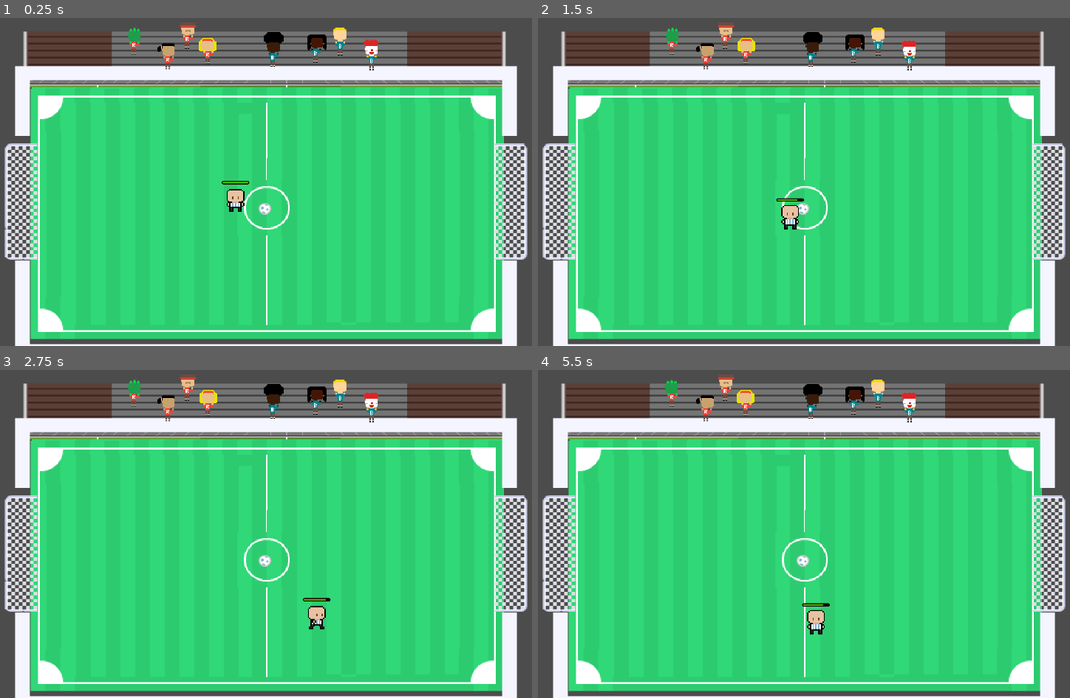
Above: before the commit, frames 1-4 (two rows, left to right).
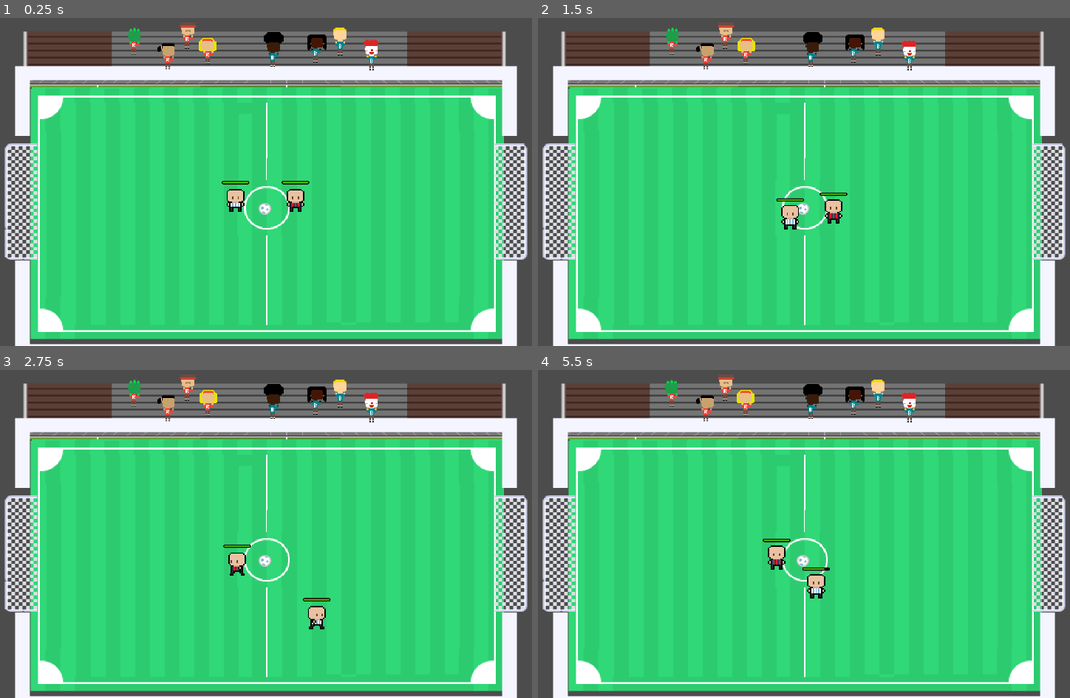
Above: after the commit, the same moments.

Repository: HatakekkSheeshh/Tiny_Football
Game: Godot game, scene res://Scenes/tilemap.tscn
Same seed, same stepped clock (60 frames per second), same inputs: the game is played once before the commit and once after it.
Inputs:
- Up to frame 1 (0.25 s): no input
- Up to frame 2 (1.5 s): tap Enter (ui_accept) at 0.5, 0.77 s; hold D (ui_right) 0.53-1.28 s; hold E (ui_key_e, bound only before the commit) 0.53-1.28 s; tap Down (ui_down_2, bound only after the commit) at 0.8, 1.35 s; hold S (ui_down) from 1.28 s (still down)
- Up to frame 3 (2.75 s): tap Enter (ui_accept) at 1.52 s; tap Left (ui_left_2, bound only after the commit) at 1.55 s; release S (ui_down) at 2.03 s; hold D (ui_right) from 2.03 s (still down); hold Left (ui_left_2, bound only after the commit) from 2.03 s (still down); tap Right (ui_right_2, bound only after the commit) at 2.3 s
- Up to frame 4 (5.5 s): release D (ui_right) at 2.78 s; release Left (ui_left_2, bound only after the commit) at 2.78 s; hold W (ui_up) 2.78-3.53 s; tap Right (ui_right_2, bound only after the commit) at 2.85 s; tap Enter (ui_accept) at 3.02, 3.77, 4.52 s; tap Shift (ui_sprint_1, bound only after the commit) at 3.05 s; hold Shift (ui_sprint_1, bound only after the commit) 3.53-4.28 s; hold A (ui_left) 3.53-5.03 s; tap Up (ui_up_2, bound only after the commit) at 3.8, 4.35 s; tap E (ui_key_e, bound only before the commit) at 4.55 s; hold S (ui_down) from 5.03 s (still down); hold E (ui_key_e, bound only before the commit) from 5.03 s (still down); tap Down (ui_down_2, bound only after the commit) at 5.3 s

The runs differ from the first frame. In frame 1, 0.3% of the frame differs, in the area x 52-59%, y 49-60%; in frame 2, 0.3%; in frame 3, 0.2%; in frame 4, 0.8%, in the area x 42-55%, y 51-81%.

Commit message:
Loop BGM. Added player2
Player 1 and 2 can now be easily changed keybinds in Input Map. Config file is recommended

Diff:
--- /dev/null
+++ b/kick-&-score/GameObject/Player1.tscn
@@ -0,0 +1,206 @@
+[gd_scene load_steps=28 format=3 uid="uid://6eiaw7m0ntao"]
+
+[ext_resource type="Script" uid="uid://br3o0a08ocy0v" path="res://Scripts/player1.gd" id="1_6iuh6"]
+[ext_resource type="Texture2D" uid="uid://h0xgxlhtefob" path="res://Assets/Free Football Assets/Footballers/Argentina/idle.png" id="1_6wbdd"]
+[ext_resource type="Texture2D" uid="uid://b44b6elumb25i" path="res://Assets/Free Football Assets/Footballers/Argentina/back.png" id="2_6iuh6"]
+[ext_resource type="Texture2D" uid="uid://c8gqhp1t4rdt6" path="res://Assets/Free Football Assets/Footballers/Argentina/front.png" id="3_7tsdg"]
+[ext_resource type="Texture2D" uid="uid://bwm3hprh6wp2k" path="res://Assets/Free Football Assets/Footballers/Argentina/walk.png" id="4_tcgth"]
+[ext_resource type="Script" uid="uid://bsbmrml6o45dv" path="res://GameObject/kick_zone.gd" id="6_7tsdg"]
+
+[sub_resource type="RectangleShape2D" id="RectangleShape2D_6iuh6"]
+size = Vector2(14, 5.000001)
+
+[sub_resource type="AtlasTexture" id="AtlasTexture_8trj2"]
+atlas = ExtResource("1_6wbdd")
+region = Rect2(0, 0, 13, 19)
+
+[sub_resource type="AtlasTexture" id="AtlasTexture_gu026"]
+atlas = ExtResource("1_6wbdd")
+region = Rect2(13, 0, 13, 19)
+
+[sub_resource type="AtlasTexture" id="AtlasTexture_x1hkc"]
+atlas = ExtResource("1_6wbdd")
+region = Rect2(26, 0, 13, 19)
+
+[sub_resource type="AtlasTexture" id="AtlasTexture_w71tv"]
+atlas = ExtResource("1_6wbdd")
+region = Rect2(39, 0, 13, 19)
+
+[sub_resource type="AtlasTexture" id="AtlasTexture_hn888"]
+atlas = ExtResource("2_6iuh6")
+region = Rect2(0, 0, 13, 19)
+
+[sub_resource type="AtlasTexture" id="AtlasTexture_djqyw"]
+atlas = ExtResource("2_6iuh6")
+region = Rect2(13, 0, 13, 19)
+
+[sub_resource type="AtlasTexture" id="AtlasTexture_mlbbu"]
+atlas = ExtResource("2_6iuh6")
+region = Rect2(26, 0, 13, 19)
+
+[sub_resource type="AtlasTexture" id="AtlasTexture_eqelj"]
+atlas = ExtResource("2_6iuh6")
+region = Rect2(39, 0, 13, 19)
+
+[sub_resource type="AtlasTexture" id="AtlasTexture_5s0ko"]
+atlas = ExtResource("3_7tsdg")
+region = Rect2(0, 0, 13, 19)
+
+[sub_resource type="AtlasTexture" id="AtlasTexture_7pc6b"]
+atlas = ExtResource("3_7tsdg")
+region = Rect2(13, 0, 13, 19)
+
+[sub_resource type="AtlasTexture" id="AtlasTexture_omuqm"]
+atlas = ExtResource("3_7tsdg")
+region = Rect2(26, 0, 13, 19)
+
+[sub_resource type="AtlasTexture" id="AtlasTexture_iyh5q"]
+atlas = ExtResource("3_7tsdg")
+region = Rect2(39, 0, 13, 19)
+
+[sub_resource type="AtlasTexture" id="AtlasTexture_kwlk6"]
+atlas = ExtResource("4_tcgth")
+region = Rect2(0, 0, 15, 19)
+
+[sub_resource type="AtlasTexture" id="AtlasTexture_0q6wg"]
+atlas = ExtResource("4_tcgth")
+region = Rect2(15, 0, 15, 19)
+
+[sub_resource type="AtlasTexture" id="AtlasTexture_tctkd"]
+atlas = ExtResource("4_tcgth")
+region = Rect2(30, 0, 15, 19)
+
+[sub_resource type="AtlasTexture" id="AtlasTexture_3ge4w"]
+atlas = ExtResource("4_tcgth")
+region = Rect2(45, 0, 15, 19)
+
+[sub_resource type="SpriteFrames" id="SpriteFrames_lxa44"]
+animations = [{
+"frames": [{
+"duration": 1.0,
+"texture": SubResource("AtlasTexture_8trj2")
+}, {
+"duration": 1.0,
+"texture": SubResource("AtlasTexture_gu026")
+}, {
+"duration": 1.0,
+"texture": SubResource("AtlasTexture_x1hkc")
+}, {
+"duration": 1.0,
+"texture": SubResource("AtlasTexture_w71tv")
+}],
+"loop": true,
+"name": &"idle",
+"speed": 5.0
+}, {
+"frames": [{
+"duration": 1.0,
+"texture": SubResource("AtlasTexture_hn888")
+}, {
+"duration": 1.0,
+"texture": SubResource("AtlasTexture_djqyw")
+}, {
+"duration": 1.0,
+"texture": SubResource("AtlasTexture_mlbbu")
+}, {
+"duration": 1.0,
+"texture": SubResource("AtlasTexture_eqelj")
+}],
+"loop": true,
+"name": &"walk_back",
+"speed": 5.0
+}, {
+"frames": [{
+"duration": 1.0,
+"texture": SubResource("AtlasTexture_5s0ko")
+}, {
+"duration": 1.0,
+"texture": SubResource("AtlasTexture_7pc6b")
+}, {
+"duration": 1.0,
+"texture": SubResource("AtlasTexture_omuqm")
+}, {
+"duration": 1.0,
+"texture": SubResource("AtlasTexture_iyh5q")
+}],
+"loop": true,
+"name": &"walk_front",
+"speed": 5.0
+}, {
+"frames": [{
+"duration": 1.0,
+"texture": SubResource("AtlasTexture_kwlk6")
+}, {
+"duration": 1.0,
+"texture": SubResource("AtlasTexture_0q6wg")
+}, {
+"duration": 1.0,
+"texture": SubResource("AtlasTexture_tctkd")
+}, {
+"duration": 1.0,
+"texture": SubResource("AtlasTexture_3ge4w")
+}],
+"loop": true,
+"name": &"walk_side",
+"speed": 5.0
+}]
+
+[sub_resource type="StyleBoxFlat" id="StyleBoxFlat_6iuh6"]
+bg_color = Color(0.09803922, 0, 0.02745098, 1)
+border_color = Color(0, 0.05490196, 0.17254902, 1)
+corner_radius_top_left = 30
+corner_radius_top_right = 30
+corner_radius_bottom_right = 30
+corner_radius_bottom_left = 30
+corner_detail = 10
+expand_margin_left = 1.0
+expand_margin_top = 1.0
+expand_margin_right = 1.0
+expand_margin_bottom = 1.0
+
+[sub_resource type="StyleBoxFlat" id="StyleBoxFlat_7tsdg"]
+bg_color = Color(0.29689035, 0.709096, 0, 1)
+border_color = Color(0.0114988, 0.01903346, 0.018102443, 1)
+corner_radius_top_left = 10
+corner_radius_top_right = 10
+corner_radius_bottom_right = 10
+corner_radius_bottom_left = 10
+
+[sub_resource type="CircleShape2D" id="CircleShape2D_6iuh6"]
+radius = 7.071068
+
+[node name="player" type="CharacterBody2D"]
+script = ExtResource("1_6iuh6")
+
+[node name="CollisionShape2D" type="CollisionShape2D" parent="."]
+position = Vector2(2.3841858e-07, 11.500002)
+rotation = 3.1415925
+shape = SubResource("RectangleShape2D_6iuh6")
+one_way_collision = true
+debug_color = Color(0.6554663, 0.4702894, 0.58376086, 0.41960785)
+
+[node name="AnimatedSprite2D" type="AnimatedSprite2D" parent="."]
+position = Vector2(0, -0.12499952)
+scale = Vector2(1.5, 1.4868422)
+sprite_frames = SubResource("SpriteFrames_lxa44")
+animation = &"walk_side"
+frame_progress = 0.82742
+
+[node name="ProgressBar" type="ProgressBar" parent="."]
+offset_left = -14.0
+offset_top = -21.0
+offset_right = 14.0
+offset_bottom = -19.0
+theme_override_styles/background = SubResource("StyleBoxFlat_6iuh6")
+theme_override_styles/fill = SubResource("StyleBoxFlat_7tsdg")
+step = 1.0
+value = 100.0
+show_percentage = false
+
+[node name="KickZone" type="Area2D" parent="."]
+position = Vector2(16, 10)
+script = ExtResource("6_7tsdg")
+
+[node name="CollisionShape2D" type="CollisionShape2D" parent="KickZone"]
+position = Vector2(-7, -1)
+shape = SubResource("CircleShape2D_6iuh6")
--- a/kick-&-score/GameObject/Player.tscn
+++ b/kick-&-score/GameObject/Player2.tscn
@@ -1,93 +1,93 @@
-[gd_scene load_steps=28 format=3 uid="uid://6eiaw7m0ntao"]
-
-[ext_resource type="Script" uid="uid://br3o0a08ocy0v" path="res://Scripts/player.gd" id="1_6iuh6"]
-[ext_resource type="Texture2D" uid="uid://h0xgxlhtefob" path="res://Assets/Free Football Assets/Footballers/Argentina/idle.png" id="1_6wbdd"]
-[ext_resource type="Texture2D" uid="uid://b44b6elumb25i" path="res://Assets/Free Football Assets/Footballers/Argentina/back.png" id="2_6iuh6"]
-[ext_resource type="Texture2D" uid="uid://c8gqhp1t4rdt6" path="res://Assets/Free Football Assets/Footballers/Argentina/front.png" id="3_7tsdg"]
-[ext_resource type="Texture2D" uid="uid://bwm3hprh6wp2k" path="res://Assets/Free Football Assets/Footballers/Argentina/walk.png" id="4_tcgth"]
-[ext_resource type="Script" uid="uid://bsbmrml6o45dv" path="res://GameObject/kick_zone.gd" id="6_7tsdg"]
+[gd_scene load_steps=28 format=3 uid="uid://d2nec20vsocfh"]
+
+[ext_resource type="Script" uid="uid://cdrh1ph1f8hsi" path="res://Scripts/player2.gd" id="1_rlpa5"]
+[ext_resource type="Texture2D" uid="uid://t8x058er6iya" path="res://Assets/Free Football Assets/Footballers/SanLorenzo/idle.png" id="2_rlpa5"]
+[ext_resource type="Texture2D" uid="uid://bd2vkdn70225k" path="res://Assets/Free Football Assets/Footballers/SanLorenzo/back.png" id="3_lryyh"]
+[ext_resource type="Texture2D" uid="uid://dhflx3bdkrd1f" path="res://Assets/Free Football Assets/Footballers/SanLorenzo/front.png" id="4_xc4xq"]
+[ext_resource type="Texture2D" uid="uid://bo2wpekjscqvo" path="res://Assets/Free Football Assets/Footballers/SanLorenzo/walk.png" id="5_5lvck"]
+[ext_resource type="Script" uid="uid://bsbmrml6o45dv" path="res://GameObject/kick_zone.gd" id="6_07chc"]
 
 [sub_resource type="RectangleShape2D" id="RectangleShape2D_6iuh6"]
 size = Vector2(14, 5.000001)
 
-[sub_resource type="AtlasTexture" id="AtlasTexture_8trj2"]
-atlas = ExtResource("1_6wbdd")
+[sub_resource type="AtlasTexture" id="AtlasTexture_qrw08"]
+atlas = ExtResource("2_rlpa5")
 region = Rect2(0, 0, 13, 19)
 
-[sub_resource type="AtlasTexture" id="AtlasTexture_gu026"]
-atlas = ExtResource("1_6wbdd")
+[sub_resource type="AtlasTexture" id="AtlasTexture_07chc"]
+atlas = ExtResource("2_rlpa5")
 region = Rect2(13, 0, 13, 19)
 
-[sub_resource type="AtlasTexture" id="AtlasTexture_x1hkc"]
-atlas = ExtResource("1_6wbdd")
+[sub_resource type="AtlasTexture" id="AtlasTexture_wbh6q"]
+atlas = ExtResource("2_rlpa5")
 region = Rect2(26, 0, 13, 19)
 
-[sub_resource type="AtlasTexture" id="AtlasTexture_w71tv"]
-atlas = ExtResource("1_6wbdd")
+[sub_resource type="AtlasTexture" id="AtlasTexture_x0e2o"]
+atlas = ExtResource("2_rlpa5")
 region = Rect2(39, 0, 13, 19)
 
-[sub_resource type="AtlasTexture" id="AtlasTexture_hn888"]
-atlas = ExtResource("2_6iuh6")
+[sub_resource type="AtlasTexture" id="AtlasTexture_8btgu"]
+atlas = ExtResource("3_lryyh")
 region = Rect2(0, 0, 13, 19)
 
-[sub_resource type="AtlasTexture" id="AtlasTexture_djqyw"]
-atlas = ExtResource("2_6iuh6")
+[sub_resource type="AtlasTexture" id="AtlasTexture_32g6w"]
+atlas = ExtResource("3_lryyh")
 region = Rect2(13, 0, 13, 19)
 
-[sub_resource type="AtlasTexture" id="AtlasTexture_mlbbu"]
-atlas = ExtResource("2_6iuh6")
+[sub_resource type="AtlasTexture" id="AtlasTexture_w6ssb"]
+atlas = ExtResource("3_lryyh")
 region = Rect2(26, 0, 13, 19)
 
-[sub_resource type="AtlasTexture" id="AtlasTexture_eqelj"]
-atlas = ExtResource("2_6iuh6")
+[sub_resource type="AtlasTexture" id="AtlasTexture_6xue7"]
+atlas = ExtResource("3_lryyh")
 region = Rect2(39, 0, 13, 19)
 
-[sub_resource type="AtlasTexture" id="AtlasTexture_5s0ko"]
-atlas = ExtResource("3_7tsdg")
+[sub_resource type="AtlasTexture" id="AtlasTexture_uyshy"]
+atlas = ExtResource("4_xc4xq")
 region = Rect2(0, 0, 13, 19)
 
-[sub_resource type="AtlasTexture" id="AtlasTexture_7pc6b"]
-atlas = ExtResource("3_7tsdg")
+[sub_resource type="AtlasTexture" id="AtlasTexture_dcg3g"]
+atlas = ExtResource("4_xc4xq")
 region = Rect2(13, 0, 13, 19)
 
-[sub_resource type="AtlasTexture" id="AtlasTexture_omuqm"]
-atlas = ExtResource("3_7tsdg")
+[sub_resource type="AtlasTexture" id="AtlasTexture_3ihxy"]
+atlas = ExtResource("4_xc4xq")
 region = Rect2(26, 0, 13, 19)
 
-[sub_resource type="AtlasTexture" id="AtlasTexture_iyh5q"]
-atlas = ExtResource("3_7tsdg")
+[sub_resource type="AtlasTexture" id="AtlasTexture_cdbxm"]
+atlas = ExtResource("4_xc4xq")
 region = Rect2(39, 0, 13, 19)
 
-[sub_resource type="AtlasTexture" id="AtlasTexture_kwlk6"]
-atlas = ExtResource("4_tcgth")
+[sub_resource type="AtlasTexture" id="AtlasTexture_kujh7"]
+atlas = ExtResource("5_5lvck")
 region = Rect2(0, 0, 15, 19)
 
-[sub_resource type="AtlasTexture" id="AtlasTexture_0q6wg"]
-atlas = ExtResource("4_tcgth")
+[sub_resource type="AtlasTexture" id="AtlasTexture_d3i7q"]
+atlas = ExtResource("5_5lvck")
 region = Rect2(15, 0, 15, 19)
 
-[sub_resource type="AtlasTexture" id="AtlasTexture_tctkd"]
-atlas = ExtResource("4_tcgth")
+[sub_resource type="AtlasTexture" id="AtlasTexture_ggvj5"]
+atlas = ExtResource("5_5lvck")
 region = Rect2(30, 0, 15, 19)
 
-[sub_resource type="AtlasTexture" id="AtlasTexture_3ge4w"]
-atlas = ExtResource("4_tcgth")
+[sub_resource type="AtlasTexture" id="AtlasTexture_ut38b"]
+atlas = ExtResource("5_5lvck")
 region = Rect2(45, 0, 15, 19)
 
 [sub_resource type="SpriteFrames" id="SpriteFrames_lxa44"]
 animations = [{
 "frames": [{
 "duration": 1.0,
-"texture": SubResource("AtlasTexture_8trj2")
-}, {
-"duration": 1.0,
-"texture": SubResource("AtlasTexture_gu026")
-}, {
-"duration": 1.0,
-"texture": SubResource("AtlasTexture_x1hkc")
-}, {
-"duration": 1.0,
-"texture": SubResource("AtlasTexture_w71tv")
+"texture": SubResource("AtlasTexture_qrw08")
+}, {
+"duration": 1.0,
+"texture": SubResource("AtlasTexture_07chc")
+}, {
+"duration": 1.0,
+"texture": SubResource("AtlasTexture_wbh6q")
+}, {
+"duration": 1.0,
+"texture": SubResource("AtlasTexture_x0e2o")
 }],
 "loop": true,
 "name": &"idle",
@@ -170,7 +170,7 @@
 radius = 7.071068
 
 [node name="player" type="CharacterBody2D"]
-script = ExtResource("1_6iuh6")
+script = ExtResource("1_rlpa5")
 
 [node name="CollisionShape2D" type="CollisionShape2D" parent="."]
 position = Vector2(2.3841858e-07, 11.500002)
@@ -184,7 +184,6 @@
 scale = Vector2(1.5, 1.4868422)
 sprite_frames = SubResource("SpriteFrames_lxa44")
 animation = &"walk_side"
-frame_progress = 0.82742
 
 [node name="ProgressBar" type="ProgressBar" parent="."]
 offset_left = -14.0
--- a/kick-&-score/Scenes/tilemap.tscn
+++ b/kick-&-score/Scenes/tilemap.tscn
@@ -8,7 +8,7 @@
 [ext_resource type="Texture2D" uid="uid://ccbdo8t46rja5" path="res://Assets/kenney_sports-pack/Tilesheet/groundGrass_mown.png" id="6_symy8"]
 [ext_resource type="Texture2D" uid="uid://cxg03wlueqrri" path="res://Assets/kenney_sports-pack/Tilesheet/groundIce_red.png" id="7_75hpu"]
 [ext_resource type="Texture2D" uid="uid://cgj5gbv0wd38y" path="res://Assets/Soccorpia Asset Pack/Soccorpia Asset Pack/Audience Sheets/Competitor Audience Booing (1) Sheet.png" id="8_bi1hd"]
-[ext_resource type="PackedScene" uid="uid://6eiaw7m0ntao" path="res://GameObject/Player.tscn" id="8_qqp52"]
+[ext_resource type="PackedScene" uid="uid://6eiaw7m0ntao" path="res://GameObject/Player1.tscn" id="8_qqp52"]
 [ext_resource type="Script" uid="uid://bry32xyvtdlsd" path="res://Scripts/a_1.gd" id="9_bhngk"]
 [ext_resource type="Texture2D" uid="uid://j6a0bkvgo35d" path="res://Assets/Soccorpia Asset Pack/Soccorpia Asset Pack/Audience Sheets/Competitor Audience Booing (8) Sheet.png" id="9_ehoth"]
 [ext_resource type="Texture2D" uid="uid://bih8qeul4cxc7" path="res://Assets/Soccorpia Asset Pack/Soccorpia Asset Pack/Audience Sheets/Competitor Audience Booing (2) Sheet.png" id="10_nkvct"]
@@ -20,6 +20,7 @@
 [ext_resource type="AudioStream" uid="uid://4fmemvejiqy0" path="res://Assets/audio/Ludum Dare 30 04.ogg" id="17_65wvw"]
 [ext_resource type="Script" uid="uid://bxy1j6n32528h" path="res://Scripts/audio_stream_player.gd" id="18_l3bdc"]
 [ext_resource type="PackedScene" uid="uid://cwlu27850s3j5" path="res://GameObject/ball.tscn" id="19_qqp52"]
+[ext_resource type="PackedScene" uid="uid://d2nec20vsocfh" path="res://GameObject/Player2.tscn" id="21_f8k6d"]
 
 [sub_resource type="PhysicsMaterial" id="PhysicsMaterial_qqp52"]
 
@@ -18134,5 +18135,8 @@
 [node name="ball" parent="." instance=ExtResource("19_qqp52")]
 position = Vector2(637, 415)
 
-[node name="player" parent="." instance=ExtResource("8_qqp52")]
+[node name="player1" parent="." instance=ExtResource("8_qqp52")]
 position = Vector2(605, 405)
+
+[node name="player2" parent="." instance=ExtResource("21_f8k6d")]
+position = Vector2(670, 405)
--- a/kick-&-score/Scripts/player.gd
+++ b/kick-&-score/Scripts/player1.gd
@@ -41,28 +41,28 @@
 
 func player_movement(delta: float) -> void:
 	var accelerate := SPEED
-	if Input.is_action_pressed("ui_key_e") and stamina >= STAMINA_MIN_TO_SPRINT:
+	if Input.is_action_pressed("ui_sprint_1") and stamina >= STAMINA_MIN_TO_SPRINT:
 		sprint = true
 		accelerate *= SPRINT_MULT
 	else:
 		sprint = false
 
-	if Input.is_action_pressed("ui_right"):
+	if Input.is_action_pressed("ui_right_1"):
 		current_dir = "right"
 		movement = true
 		velocity.x = accelerate
 		velocity.y = 0
-	elif Input.is_action_pressed("ui_left"):
+	elif Input.is_action_pressed("ui_left_1"):
 		current_dir = "left"
 		movement = true
 		velocity.x = -accelerate
 		velocity.y = 0
-	elif Input.is_action_pressed("ui_down"):
+	elif Input.is_action_pressed("ui_down_1"):
 		current_dir = "down"
 		movement = true
 		velocity.x = 0
 		velocity.y = accelerate
-	elif Input.is_action_pressed("ui_up"):
+	elif Input.is_action_pressed("ui_up_1"):
 		current_dir = "up"
 		movement = true
 		velocity.x = 0
--- /dev/null
+++ b/kick-&-score/Scripts/player2.gd
@@ -0,0 +1,117 @@
+extends CharacterBody2D
+
+""" Const variables """
+# Speed
+const SPEED = 100.0
+const GAIN := 1.0            			# rate: ball ≈ GAIN * player_velocity
+const MAX_BALL_SPEED := 500  			# max velocity for the ball (px/s)
+const SPRINT_MULT := 1.8
+# Stamina
+const MAX_STAMINA := 100.0
+const STAMINA_DRAIN := 30.0            	# decrease/th.s when sprinting
+const STAMINA_RECOVER_MOVE := 5.0     	# recover/th.s when walking
+const STAMINA_RECOVER_IDLE := 25.0     	# recover/th.s when idling
+const STAMINA_MIN_TO_SPRINT := 10.0
+
+
+var stamina: float = 0.0
+@onready var bar: ProgressBar = $ProgressBar
+
+var current_dir = "none"
+var pushing_ball = false
+var ball: RigidBody2D = null
+
+# State
+var movement = false
+var sprint = true
+
+func _ready() -> void:
+	print("Initialize Player object")
+
+	# Initialize stamina
+	stamina = MAX_STAMINA
+	bar.min_value = 0
+	bar.max_value = MAX_STAMINA
+	bar.value = stamina
+
+	$AnimatedSprite2D.play("idle")
+
+func _physics_process(delta: float) -> void:
+	player_movement(delta)
+
+func player_movement(delta: float) -> void:
+	var accelerate := SPEED
+	if Input.is_action_pressed("ui_sprint_2") and stamina >= STAMINA_MIN_TO_SPRINT:
+		sprint = true
+		accelerate *= SPRINT_MULT
+	else:
+		sprint = false
+
+	if Input.is_action_pressed("ui_right_2"):
+		current_dir = "right"
+		movement = true
+		velocity.x = accelerate
+		velocity.y = 0
+	elif Input.is_action_pressed("ui_left_2"):
+		current_dir = "left"
+		movement = true
+		velocity.x = -accelerate
+		velocity.y = 0
+	elif Input.is_action_pressed("ui_down_2"):
+		current_dir = "down"
+		movement = true
+		velocity.x = 0
+		velocity.y = accelerate
+	elif Input.is_action_pressed("ui_up_2"):
+		current_dir = "up"
+		movement = true
+		velocity.x = 0
+		velocity.y = -accelerate
+	else:
+		movement = false
+		velocity = Vector2.ZERO
+
+	move_and_slide()
+	stamina_bar(delta)
+	play_anim()
+
+func play_anim() -> void:
+	var dir = current_dir
+	var anim = $AnimatedSprite2D
+
+	if dir == "right":
+		anim.flip_h = false
+		if movement:
+			anim.play("walk_side")
+		elif not movement:
+			anim.play("idle")
+
+	if dir == "left":
+		anim.flip_h = true
+		if movement:
+			anim.play("walk_side")
+		elif not movement:
+			anim.play("idle")
+
+	if dir == "up":
+		anim.flip_h = false
+		if movement:
+			anim.play("walk_back")
+		elif not movement:
+			anim.play("idle")
+
+	if dir == "down":
+		anim.flip_h = false
+		if movement:
+			anim.play("walk_front")
+		elif not movement:
+			anim.play("idle")
+
+func stamina_bar(delta: float) -> void:
+	if sprint:
+		stamina -= STAMINA_DRAIN * delta
+	else:
+		stamina += (STAMINA_RECOVER_MOVE if movement else STAMINA_RECOVER_IDLE) * delta
+
+	stamina = clamp(stamina, 0.0, MAX_STAMINA)  # chỉ cần 1 lần
+	bar.value = stamina
--- a/kick-&-score/project.godot
+++ b/kick-&-score/project.godot
@@ -49,9 +49,54 @@
 , Object(InputEventJoypadMotion,"resource_local_to_scene":false,"resource_name":"","device":0,"axis":1,"axis_value":1.0,"script":null)
 ]
 }
-ui_key_e={
+ui_sprint_1={
 "deadzone": 0.2,
-"events": [Object(InputEventKey,"resource_local_to_scene":fa …(140 unchanged characters)… d":false,"keycode":0,"physical_keycode":69,"key_label":0,"unicode":101,"location":0,"echo":false,"script":null)
+"events": [Object(InputEventKey,"resource_local_to_scene":fa …(140 unchanged characters)… d":false,"keycode":0,"physical_keycode":4194325,"key_label":0,"unicode":0,"location":1,"echo":false,"script":null)
+]
+}
+ui_up_1={
+"deadzone": 0.2,
+"events": [Object(InputEventKey,"resource_local_to_scene":false,"resource_name":"","device":-1,"window_id":0,"alt_pressed":false,"shift_pressed":false,"ctrl_pressed":false,"meta_pressed":false,"pressed":false,"keycode":0,"physical_keycode":87,"key_label":0,"unicode":119,"location":0,"echo":false,"script":null)
+]
+}
+ui_down_1={
+"deadzone": 0.2,
+"events": [Object(InputEventKey,"resource_local_to_scene":false,"resource_name":"","device":-1,"window_id":0,"alt_pressed":false,"shift_pressed":false,"ctrl_pressed":false,"meta_pressed":false,"pressed":false,"keycode":0,"physical_keycode":83,"key_label":0,"unicode":115,"location":0,"echo":false,"script":null)
+]
+}
+ui_left_1={
+"deadzone": 0.2,
+"events": [Object(InputEventKey,"resource_local_to_scene":false,"resource_name":"","device":-1,"window_id":0,"alt_pressed":false,"shift_pressed":false,"ctrl_pressed":false,"meta_pressed":false,"pressed":false,"keycode":0,"physical_keycode":65,"key_label":0,"unicode":97,"location":0,"echo":false,"script":null)
+]
+}
+ui_right_1={
+"deadzone": 0.2,
+"events": [Object(InputEventKey,"resource_local_to_scene":false,"resource_name":"","device":-1,"window_id":0,"alt_pressed":false,"shift_pressed":false,"ctrl_pressed":false,"meta_pressed":false,"pressed":false,"keycode":0,"physical_keycode":68,"key_label":0,"unicode":100,"location":0,"echo":false,"script":null)
+]
+}
+ui_up_2={
+"deadzone": 0.2,
+"events": [Object(InputEventKey,"resource_local_to_scene":false,"resource_name":"","device":-1,"window_id":0,"alt_pressed":false,"shift_pressed":false,"ctrl_pressed":false,"meta_pressed":false,"pressed":false,"keycode":0,"physical_keycode":4194320,"key_label":0,"unicode":0,"location":0,"echo":false,"script":null)
+]
+}
+ui_down_2={
+"deadzone": 0.2,
+"events": [Object(InputEventKey,"resource_local_to_scene":false,"resource_name":"","device":-1,"window_id":0,"alt_pressed":false,"shift_pressed":false,"ctrl_pressed":false,"meta_pressed":false,"pressed":false,"keycode":0,"physical_keycode":4194322,"key_label":0,"unicode":0,"location":0,"echo":false,"script":null)
+]
+}
+ui_left_2={
+"deadzone": 0.2,
+"events": [Object(InputEventKey,"resource_local_to_scene":false,"resource_name":"","device":-1,"window_id":0,"alt_pressed":false,"shift_pressed":false,"ctrl_pressed":false,"meta_pressed":false,"pressed":false,"keycode":0,"physical_keycode":4194319,"key_label":0,"unicode":0,"location":0,"echo":false,"script":null)
+]
+}
+ui_right_2={
+"deadzone": 0.2,
+"events": [Object(InputEventKey,"resource_local_to_scene":false,"resource_name":"","device":-1,"window_id":0,"alt_pressed":false,"shift_pressed":false,"ctrl_pressed":false,"meta_pressed":false,"pressed":false,"keycode":0,"physical_keycode":4194321,"key_label":0,"unicode":0,"location":0,"echo":false,"script":null)
+]
+}
+ui_sprint_2={
+"deadzone": 0.2,
+"events": [Object(InputEventKey,"resource_local_to_scene":false,"resource_name":"","device":-1,"window_id":0,"alt_pressed":false,"shift_pressed":false,"ctrl_pressed":false,"meta_pressed":false,"pressed":false,"keycode":0,"physical_keycode":4194325,"key_label":0,"unicode":0,"location":2,"echo":false,"script":null)
 ]
 }
 
Not shown, changed: kick-&-score/Assets/audio/Ludum Dare 30 04.ogg.import
Not shown: 4 places in kick-&-score/GameObject/Player2.tscn that only renumber resources
Not shown: 1 places in kick-&-score/Scenes/tilemap.tscn that only renumber resources
Renamed: kick-&-score/Scripts/player.gd.uid -> kick-&-score/Scripts/player1.gd.uid
Not shown, added: kick-&-score/Scripts/player2.gd.uid
